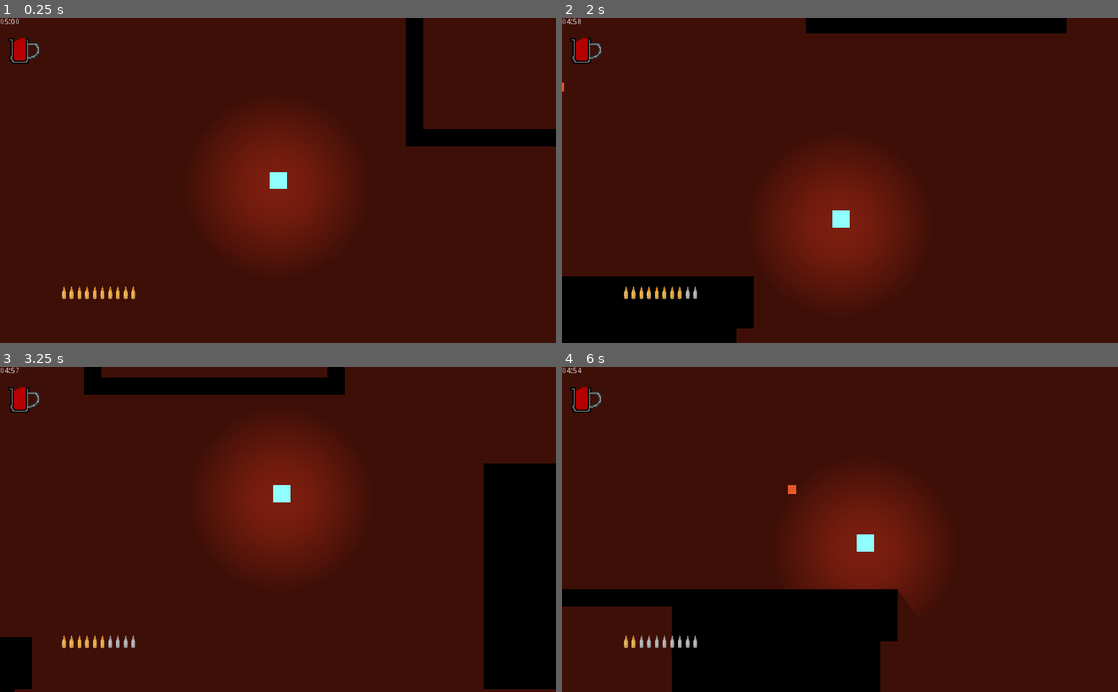
Above: before the commit, frames 1-4 (two rows, left to right).
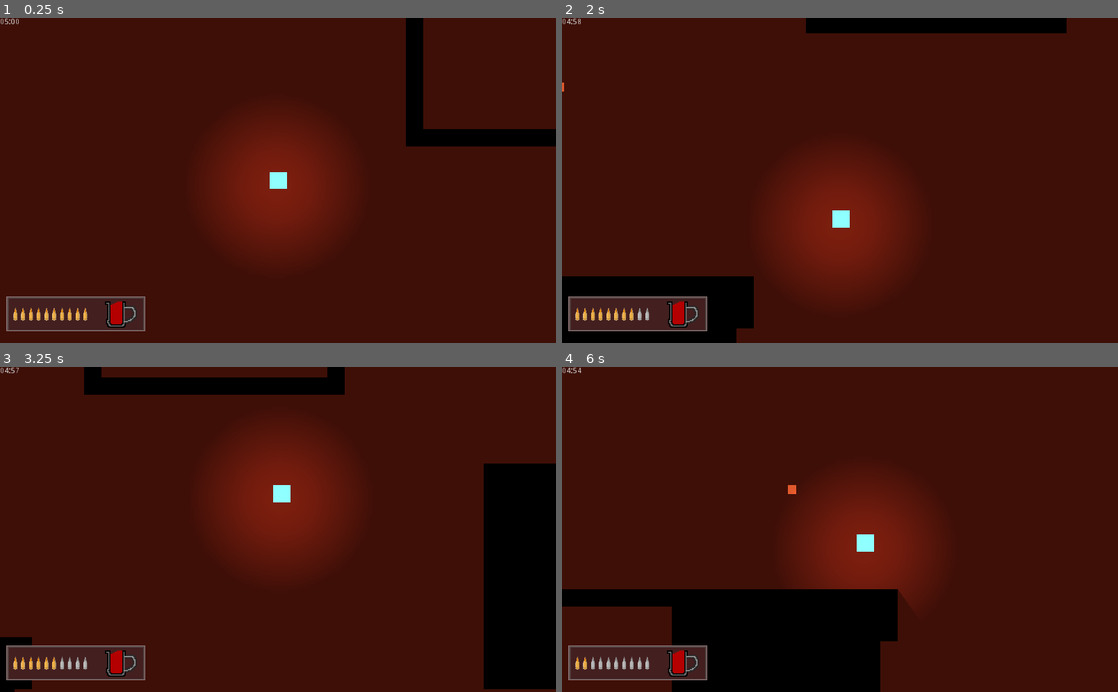
Above: after the commit, the same moments.

Repository: quiet-night-studio/redemption
Game: Godot game, scene res://scenes/Level.tscn
Same seed, same stepped clock (60 frames per second), same inputs: the game is played once before the commit and once after it.
Inputs (mouse positions are in pixels of both pictures, inside the frame that each line leads up to):
- Up to frame 1 (0.25 s): no input
- Up to frame 2 (2 s): tap Enter at 0.5 s; move the mouse to (962, 164) at 0.52 s; hold Right (ui_right) 0.53-1.28 s; click (962, 164) at 0.6 s; move the mouse to (728, 196) at 1.27 s; hold Down (ui_down) from 1.28 s (still down); click (728, 196) at 1.35 s
- Up to frame 3 (3.25 s): move the mouse to (333, 458) at 2.02 s; release Down (ui_down) at 2.03 s; hold Right (ui_right) 2.03-2.78 s; click (333, 458) at 2.1 s; move the mouse to (250, 594) at 2.77 s; hold Up (ui_up) from 2.78 s (still down); click (250, 594) at 2.85 s
- Up to frame 4 (6 s): move the mouse to (1006, 578) at 3.52 s; release Up (ui_up) at 3.53 s; hold Left (ui_left) 3.53-5.03 s; click (1006, 578) at 3.6 s; move the mouse to (673, 480) at 4.27 s; click (673, 480) at 4.35 s; move the mouse to (867, 529) at 5.02 s; hold Down (ui_down) 5.03-5.78 s; click (867, 529) at 5.1 s; move the mouse to (756, 448) at 5.77 s; hold Right (ui_right) from 5.78 s (still down); click (756, 448) at 5.85 s

The runs differ from the first frame. In frame 1, 1.4% of the frame differs, in the area x 1-27%, y 6-97%; in frame 2, 3.1%; in frame 3, 1.8%; in frame 4, 1.7%.

Commit message:
Dashboard design
I want to tinker with it more, but it's a good start to what could be a mini hud for the players stats (health, perks, ammo etc).

Diff:
--- a/scenes/HealthDisplay.tscn
+++ b/scenes/HealthDisplay.tscn
@@ -1,29 +1,43 @@
-[gd_scene load_steps=6 format=2]
+[gd_scene load_steps=7 format=2]
 
-[ext_resource path="res://assets/healthjug_empty.png" type="Texture" id=1]
+[ext_resource path="res://assets/Player HUD/healthjug_empty.png" type="Texture" id=1]
 [ext_resource path="res://scripts/HealthDisplay.gd" type="Script" id=2]
-[ext_resource path="res://assets/ammo_count_grayscale.png" type="Texture" id=3]
-[ext_resource path="res://assets/healthjug_full.png" type="Texture" id=4]
-[ext_resource path="res://assets/ammo_count.png" type="Texture" id=5]
+[ext_resource path="res://assets/Player HUD/ammo_count_grayscale.png" type="Texture" id=3]
+[ext_resource path="res://assets/Player HUD/healthjug_full.png" type="Texture" id=4]
+[ext_resource path="res://assets/Player HUD/ammo_count.png" type="Texture" id=5]
+[ext_resource path="res://assets/Player HUD/dashboard.png" type="Texture" id=6]
 
 [node name="HealthDisplay" type="Node2D"]
 script = ExtResource( 2 )
 
+[node name="Sprite" type="Sprite" parent="."]
+position = Vector2( 27, 482.4 )
+scale = Vector2( 0.25, 0.25 )
+texture = ExtResource( 6 )
+
 [node name="AmmoCount" type="TextureProgress" parent="."]
-margin_top = 431.0
-margin_right = 512.0
-margin_bottom = 495.0
+margin_left = -89.0
+margin_top = 471.0
+margin_right = 423.0
+margin_bottom = 535.0
 rect_scale = Vector2( 0.5, 0.5 )
 max_value = 10.0
 texture_under = ExtResource( 3 )
 texture_progress = ExtResource( 5 )
+__meta__ = {
+"_edit_use_anchors_": true
+}
 
 [node name="HealthBar" type="TextureProgress" parent="."]
-margin_left = -100.0
-margin_top = -39.0
-margin_right = 100.0
-margin_bottom = 25.0
+margin_left = 78.0
+margin_top = 448.0
+margin_right = 278.0
+margin_bottom = 512.0
+step = 10.0
 value = 100.0
 texture_under = ExtResource( 1 )
 texture_progress = ExtResource( 4 )
 fill_mode = 3
+__meta__ = {
+"_edit_use_anchors_": true
+}
--- a/scripts/HealthDisplay.gd
+++ b/scripts/HealthDisplay.gd
@@ -8,6 +8,8 @@
 
 func update_healthbar(value):
 	healthbar.value -= value
+	print("healthbar value: " + str(value))
 
 func _on_Player_health_changed(new_health):
 	healthbar.value = new_health
+	print("Player Health: " + str(new_health))
Renamed: assets/ammo_count.png -> assets/Player HUD/ammo_count.png
Not shown, changed: assets/Player HUD/ammo_count.png.import
Renamed: assets/ammo_count_grayscale.png -> assets/Player HUD/ammo_count_grayscale.png
Not shown, changed: assets/Player HUD/ammo_count_grayscale.png.import
Renamed: assets/ammo_count_grayscale_old.png -> assets/Player HUD/ammo_count_grayscale_old.png
Not shown, changed: assets/Player HUD/ammo_count_grayscale_old.png.import
Renamed: assets/ammo_count_old.png -> assets/Player HUD/ammo_count_old.png
Not shown, changed: assets/Player HUD/ammo_count_old.png.import
Binary file added: assets/Player HUD/dashboard.png
Not shown, changed: assets/Player HUD/dashboard.png.import
Renamed: assets/healthbar_empty.png -> assets/Player HUD/healthbar_empty.png
Not shown, added: assets/Player HUD/healthbar_empty.png.import
(and 8 more such lines)
